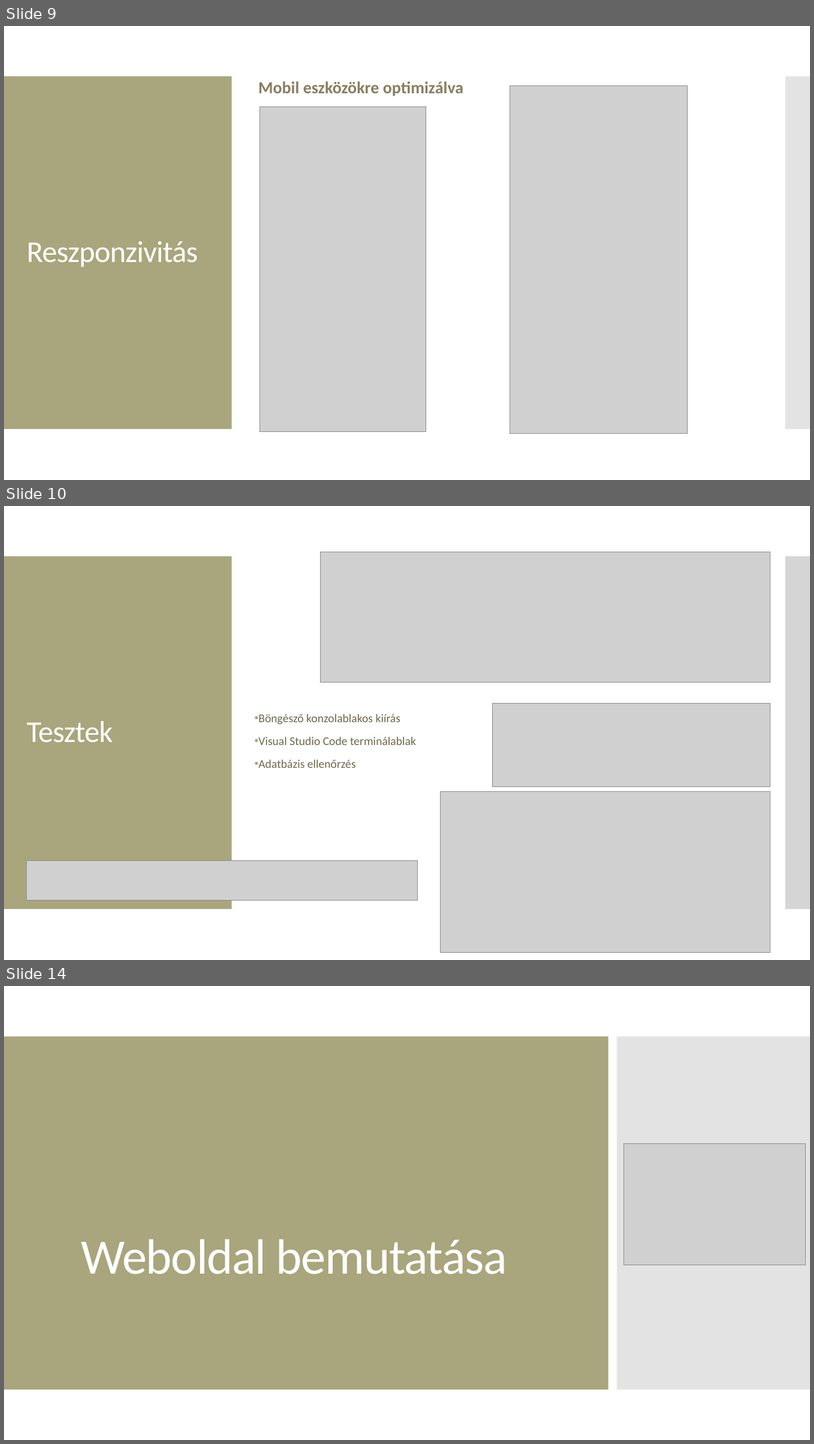
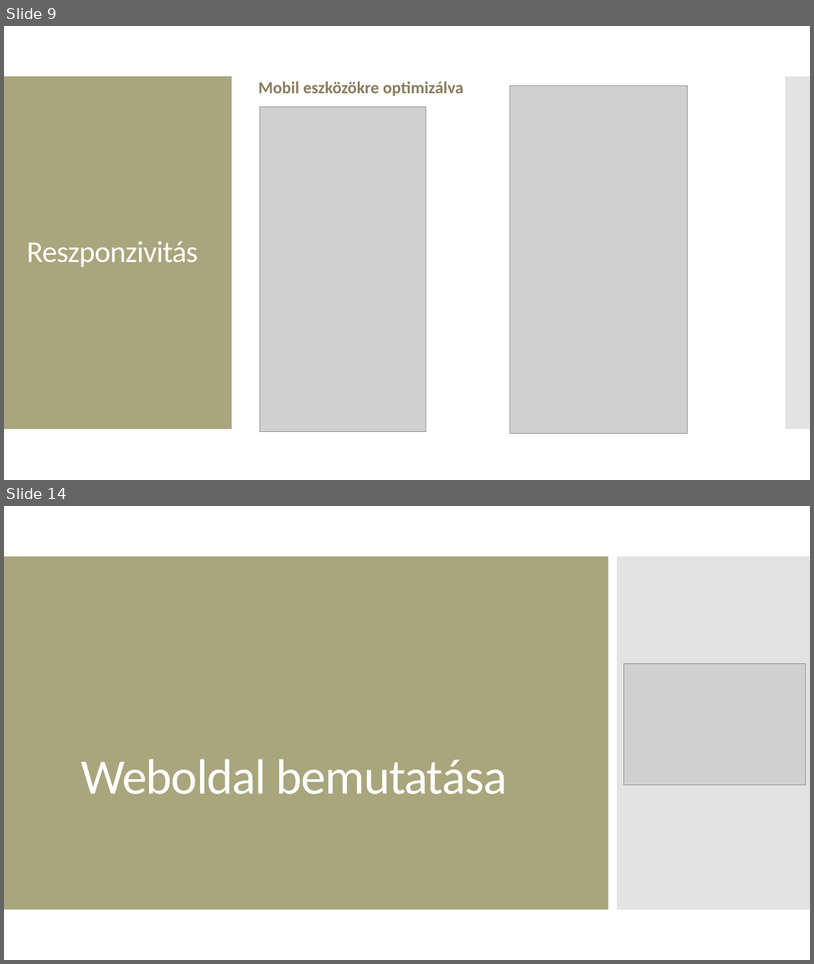
Before and after one commit to ramhap00/ramhapgergo, a slide deck: prezentáció.pptx. Shown one above the other, each under a label of ours: slides 9, 10 and 14 before the commit, slides 9 and 14 after it; the slides between them are not shown. The pictures are 814x1444 and 814x964 pixels, drawn with LibreOffice and Linux fonts; fonts in the diff are those of the drawing; grey boxes stand for pictures. Boxes give left, top, right and bottom in pixels: in the first picture for what was removed or moved away, otherwise in the second. Text is boxed around its words. In the diff, an @@ line names an element or a change of style, - is before the commit and + after.

```diff
--- a/prezentáció.pptx
+++ b/prezentáció.pptx
@@ slide 10 removed at <box>4,506,810,960</box>, background #FFFFFF; not listed: 1 template element that a slide beside it also shows @@
@@ rectangle removed at <box>4,556,232,909</box> @@
@@ picture removed at <box>320,552,771,682</box> @@
@@ rectangle removed at <box>786,556,810,909</box> @@
@@ picture removed at <box>493,703,771,786</box> @@
@@ title removed at <box>27,721,113,742</box> @@
-Tesztek
@@ text removed at <box>258,714,416,768</box> @@
-• Böngésző konzolablakos kiírás
-• Visual Studio Code terminálablak
-• Adatbázis ellenőrzés
@@ picture removed at <box>441,792,771,952</box> @@
@@ picture removed at <box>26,861,418,900</box> @@
```
Also in this commit, not shown: 3 slides changed, 1 slide added.
